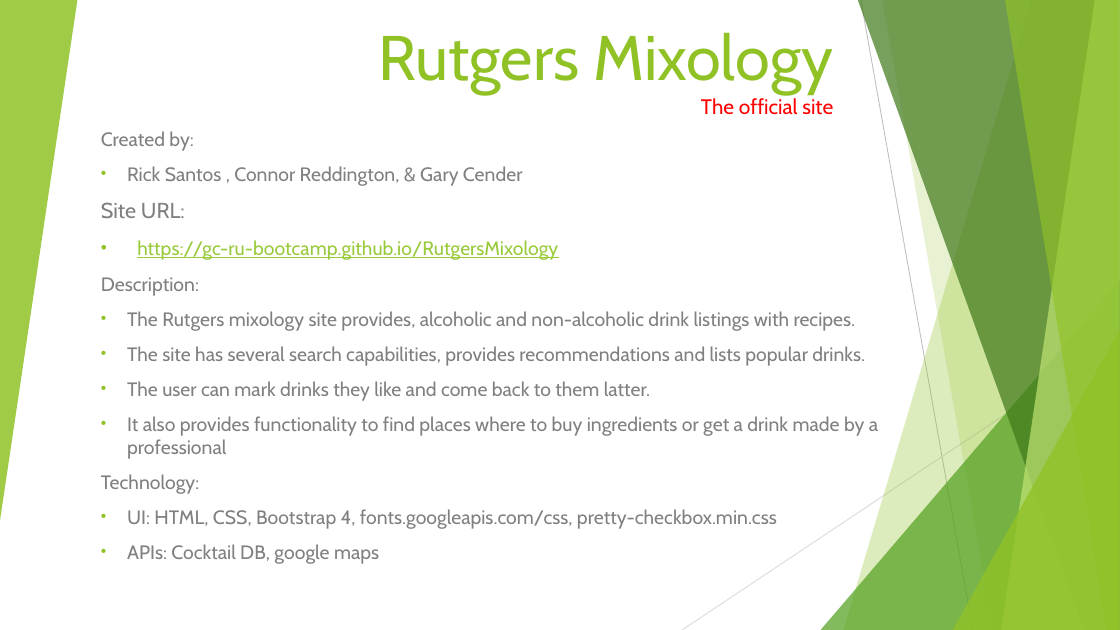
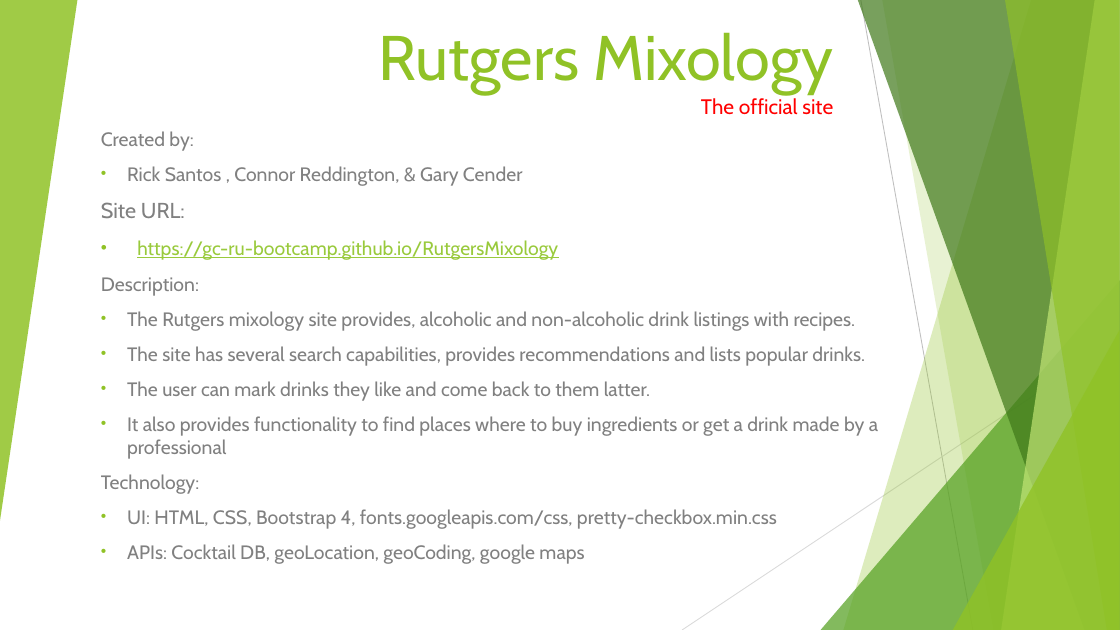
Before and after one commit to GC-RU-bootcamp/RutgersMixology, a slide deck: slide 1 of Rutgers Mixology overview.pptx. Drawn at 1120x630 pixels with LibreOffice and Linux fonts; fonts in the diff are those of the drawing. Boxes give left, top, right and bottom in pixels: in the first picture for what was removed or moved away, otherwise in the second. Text is boxed around its words. In the diff, an @@ line names an element or a change of style, - is before the commit and + after.

```diff
--- a/Rutgers Mixology overview.pptx
+++ b/Rutgers Mixology overview.pptx
@@ subtitle at (127, 544, 584, 564): text changed @@
-• APIs: Cocktail DB, google maps
+• APIs: Cocktail DB, geoLocation, geoCoding, google maps
```
Also in this commit, not shown: 1 other file.
